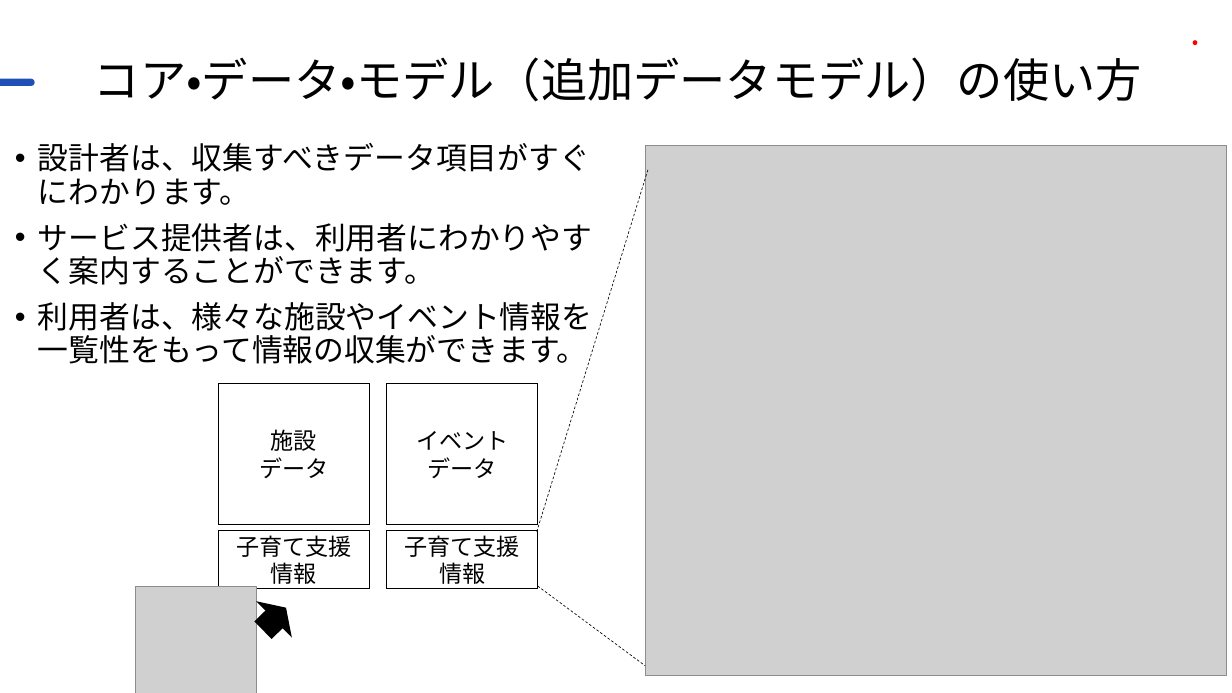
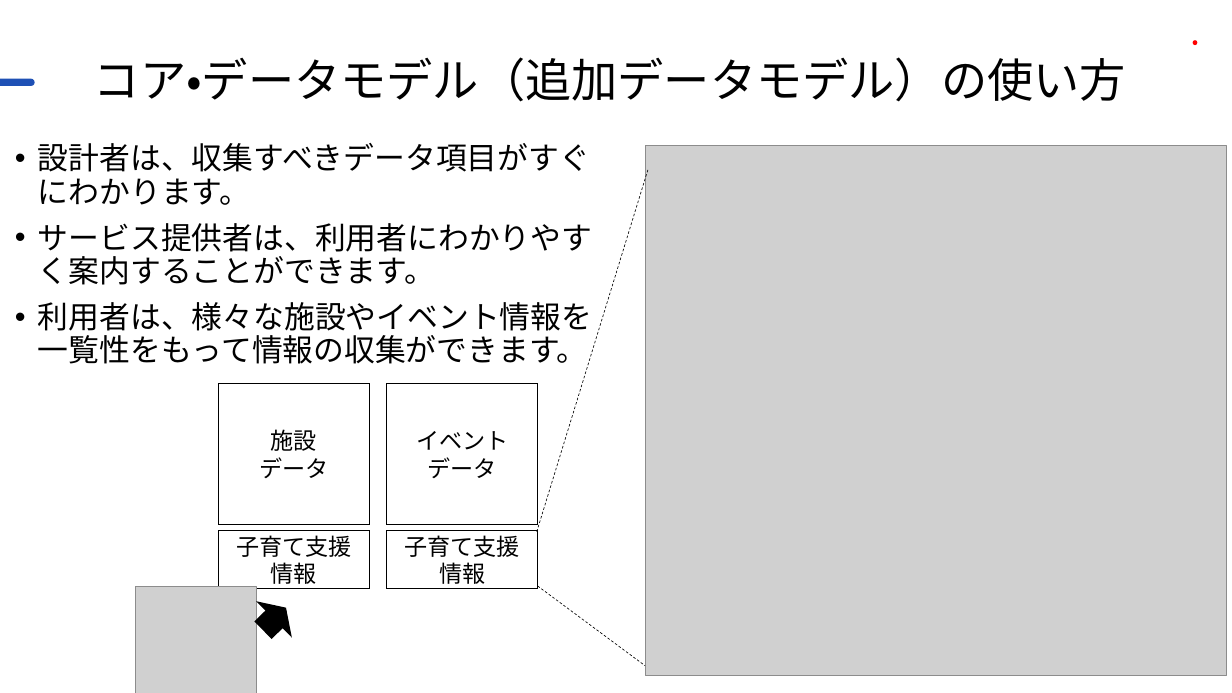
Before and after one commit to JDA-DM/GIF, a slide deck: slide 40 of 410_全体説明/412_GIF説明資料_詳細版.pptx. Drawn at 1232x693 pixels with LibreOffice and Linux fonts; fonts in the diff are those of the drawing; grey boxes stand for pictures; background and template pictures are left out. Boxes give left, top, right and bottom in pixels: in the first picture for what was removed or moved away, otherwise in the second. Text is boxed around its words. In the diff, an @@ line names an element or a change of style, - is before the commit and + after.

```diff
--- a/410_全体説明/412_GIF説明資料_詳細版.pptx
+++ b/410_全体説明/412_GIF説明資料_詳細版.pptx
@@ title at (x1=94, y1=57, x2=1126, y2=102): text changed @@
-コア・データ・モデル（追加データモデル）の使い方
+コア・データモデル（追加データモデル）の使い方
```
Also in this commit, not shown: 4 other slides changed, 1 other file.
